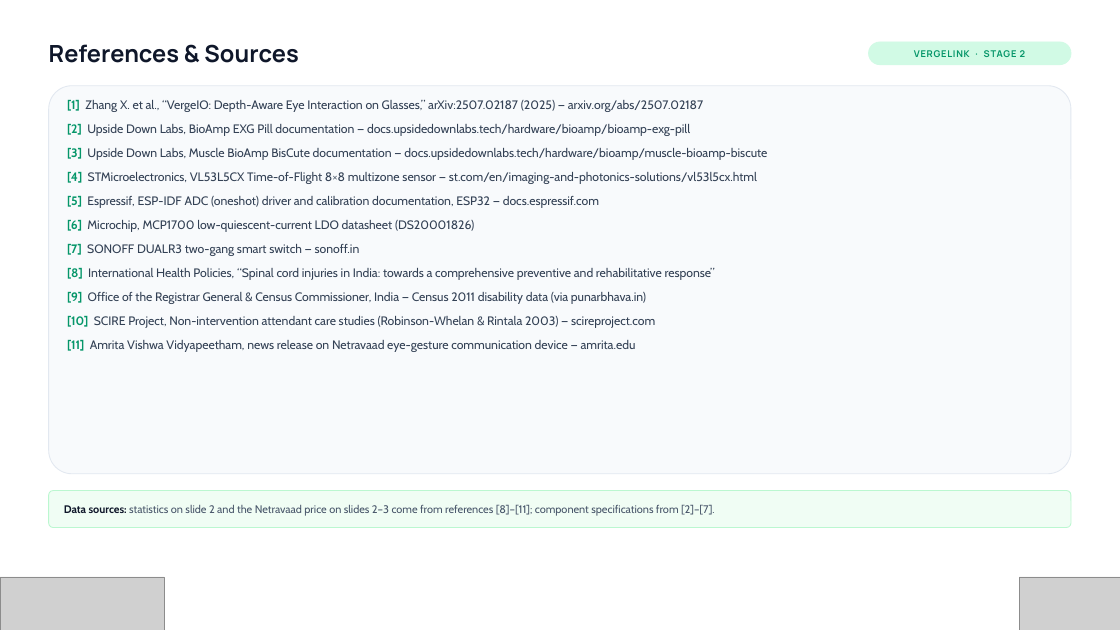
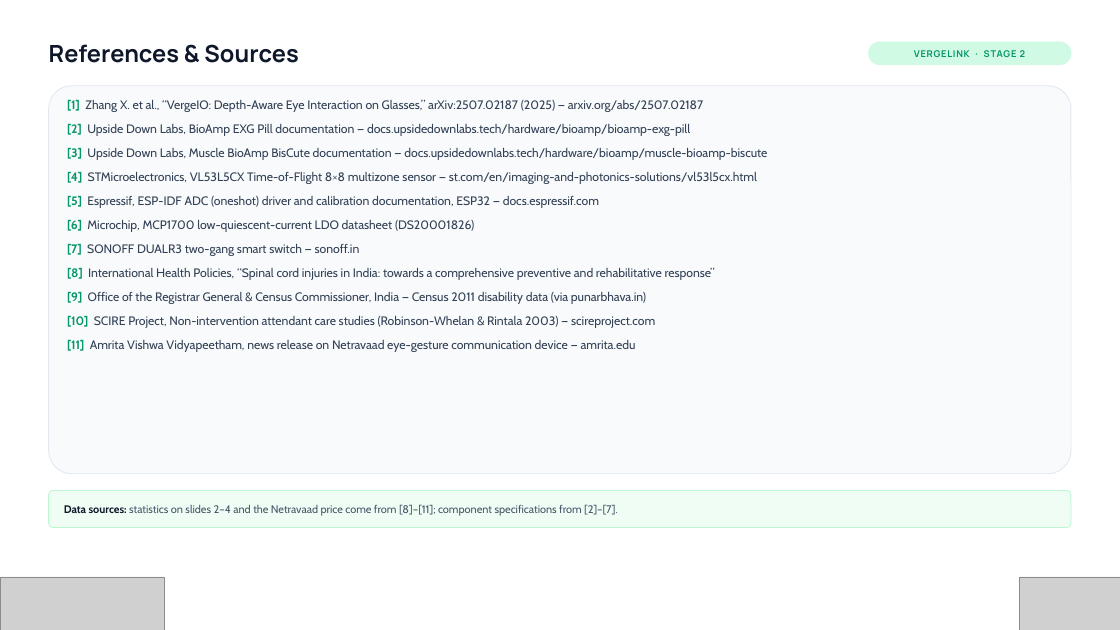
Before and after one commit to amalnathkp13-boop/vergelink, a slide deck: slide 19 of presentation/VergeLink_Vishwakarma_Stage2.pptx (slide 12 before the commit). Drawn at 1120x630 pixels with LibreOffice and Linux fonts; fonts in the diff are those of the drawing; grey boxes stand for pictures; background and template pictures are left out. Boxes give left, top, right and bottom in pixels: in the first picture for what was removed or moved away, otherwise in the second. Text is boxed around its words. In the diff, an @@ line names an element or a change of style, - is before the commit and + after.

```diff
--- a/presentation/VergeLink_Vishwakarma_Stage2.pptx
+++ b/presentation/VergeLink_Vishwakarma_Stage2.pptx
@@ text at (64, 505, 618, 516): text changed @@
-Data sources: statistics on slide 2 and the Netravaad price on slides 2–3 come from references [8]–[11]; component specifications from [2]–[7].
+Data sources: statistics on slides 2–4 and the Netravaad price come from [8]–[11]; component specifications from [2]–[7].
```
Also in this commit, not shown: 10 other slides changed, 7 slides added, 2 other files.
